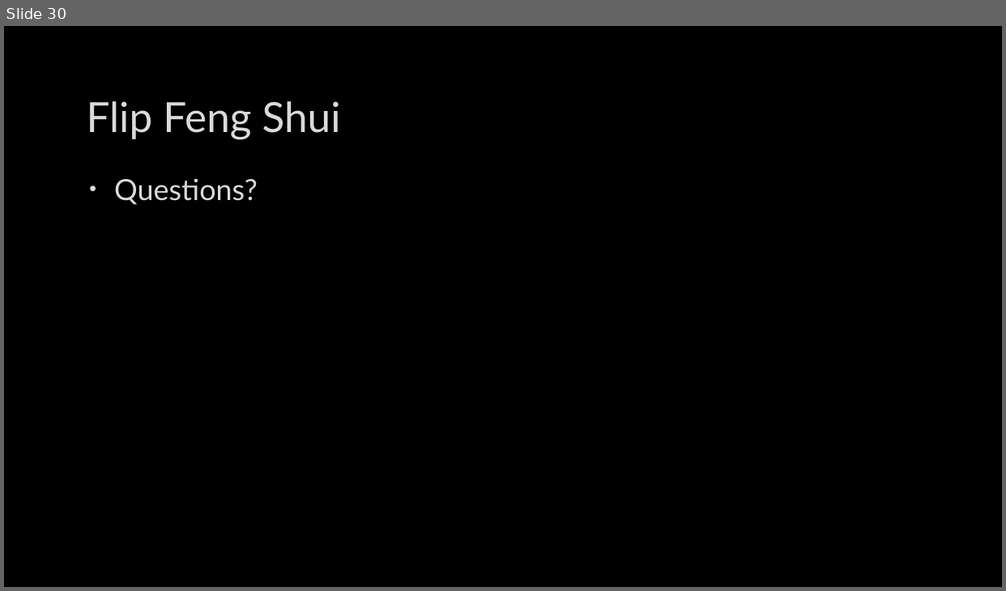
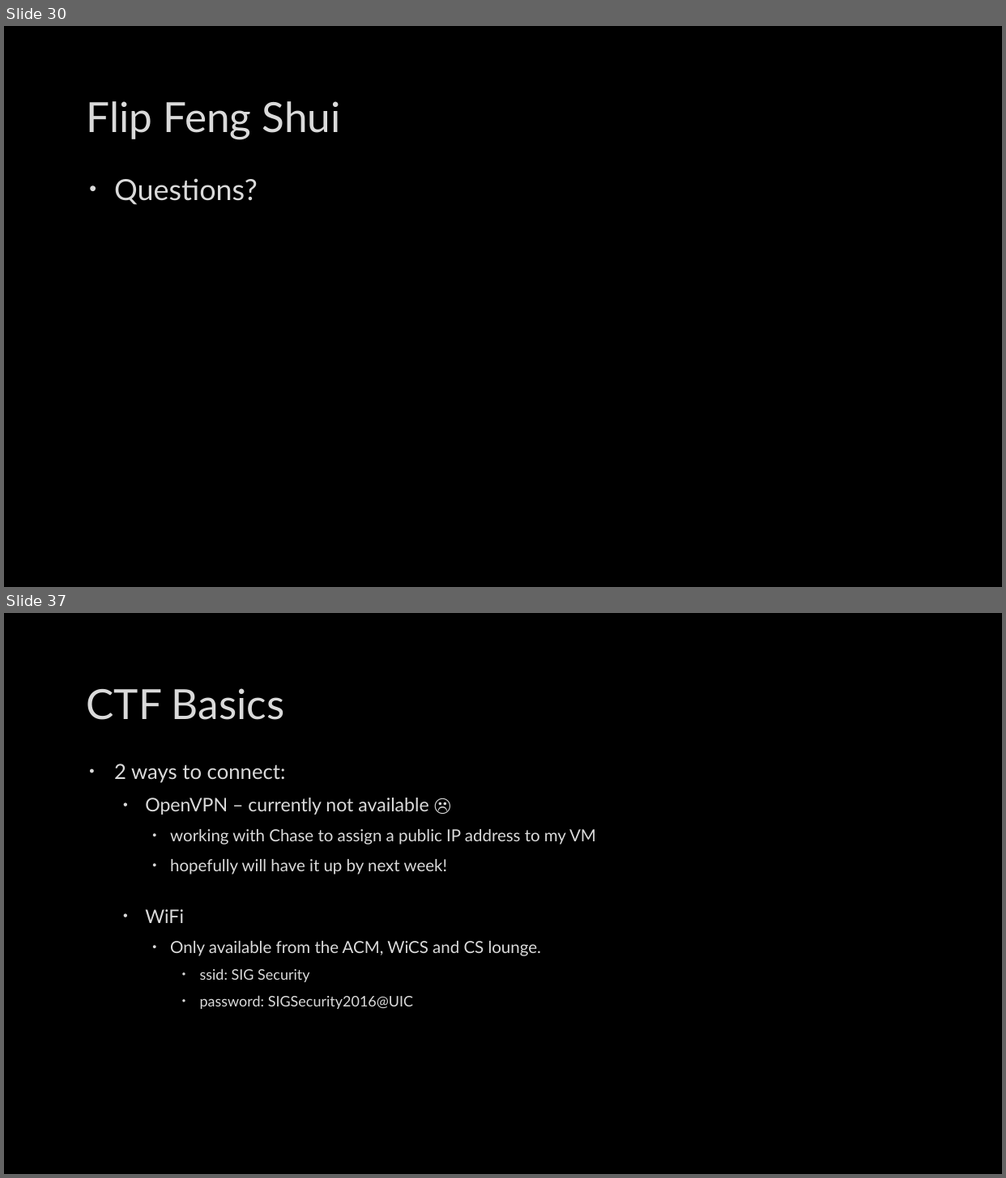
Before and after one commit to mbaccia514/SIG-Security, a slide deck: meetings/2016-10-04/2016-10-04.pptx. Shown one above the other, each under a label of ours: slide 30 before the commit, slides 30 and 37 after it; the slides between them are not shown. The pictures are 1006x591 and 1006x1178 pixels, drawn with LibreOffice and Linux fonts; fonts in the diff are those of the drawing; background and template pictures are left out. Boxes give left, top, right and bottom in pixels: in the first picture for what was removed or moved away, otherwise in the second. Text is boxed around its words. In the diff, an @@ line names an element or a change of style, - is before the commit and + after.

```diff
--- a/meetings/2016-10-04/2016-10-04.pptx
+++ b/meetings/2016-10-04/2016-10-04.pptx
@@ slide 37 added at (x1=4, y1=613, x2=1002, y2=1174), background picture (left out) @@
@@ title added at (x1=87, y1=688, x2=284, y2=720), 40 pt, text #DADADA @@
+CTF Basics
@@ text added at (x1=114, y1=764, x2=596, y2=1009), 16 pt, text #DADADA @@
+• 2 ways to connect:
+  • OpenVPN – currently not available ☹
+    • working with Chase to assign a public IP address to my VM
+    • hopefully will have it up by next week!
+  • WiFi
+    • Only available from the ACM, WiCS and CS lounge.
+      • ssid: SIG Security
+      • password: SIGSecurity2016@UIC
```
Also in this commit, not shown: 1 slide changed, 9 other slides added.
